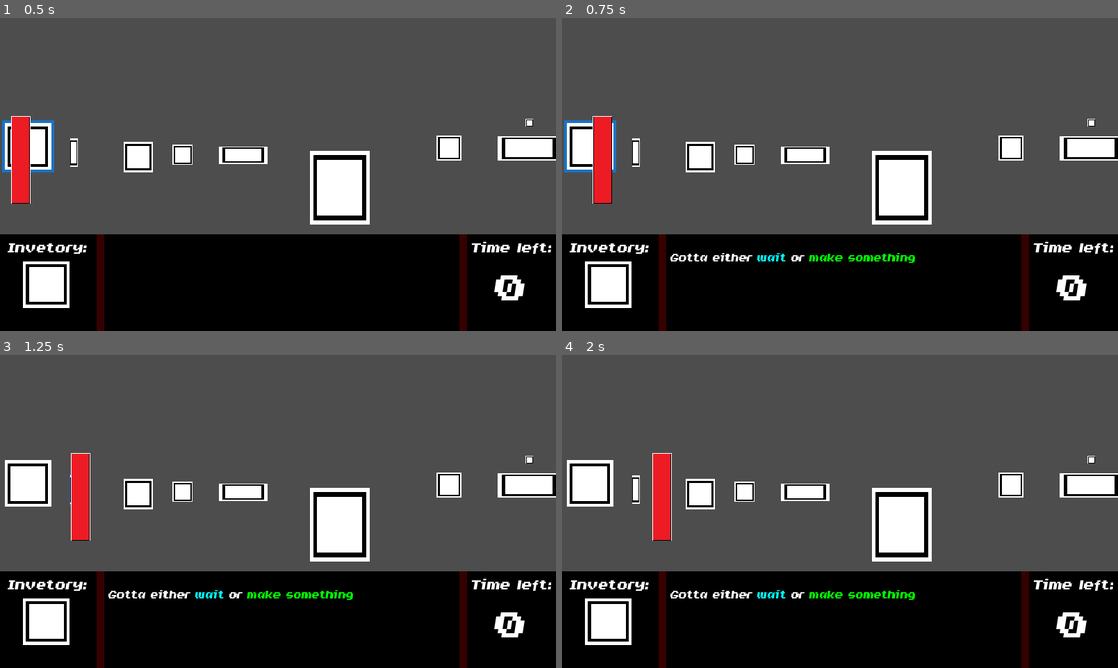
Above: before the commit, frames 1-4 (two rows, left to right).
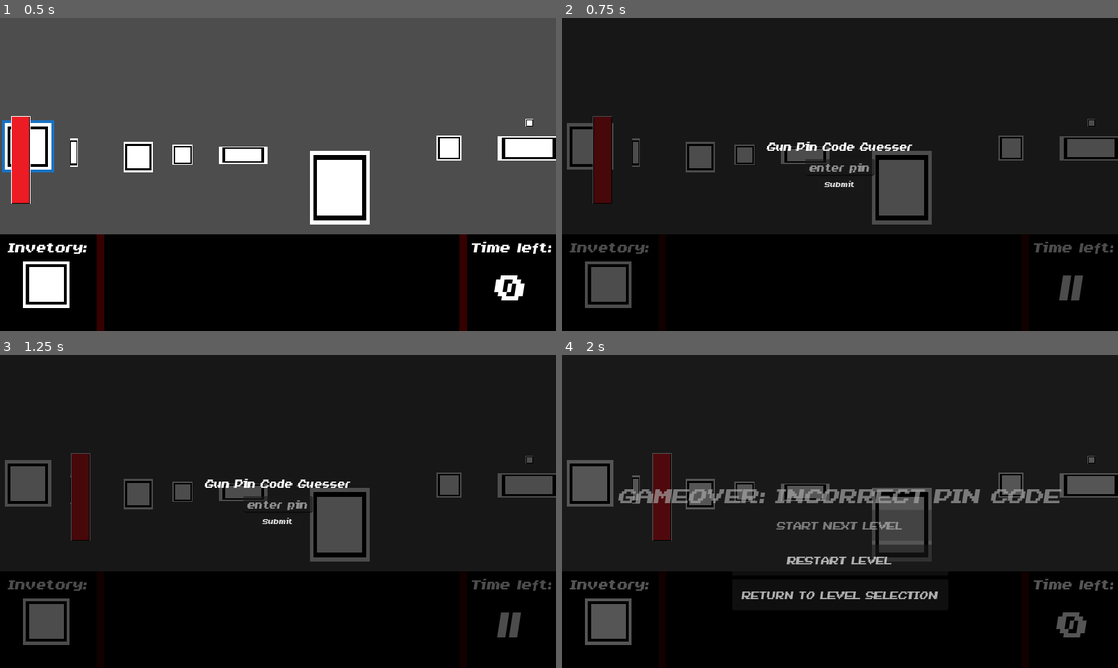
Above: after the commit, the same moments.

Repository: TrueHopolok/gamejam_bread1
Game: Godot game, scene res://scenes/bar.tscn
The game is run twice, just before and just after one commit, with the same random seed, the same clock (stepped at 60 frames per second) and the same inputs. This scene is started directly instead of the project's main scene.
Inputs (mouse positions are in pixels of both pictures, inside the frame that each line leads up to):
- Up to frame 1 (0.5 s): no input
- Up to frame 2 (0.75 s): hold D (move_right) from 0.53 s (still down); tap Space (interact) at 0.6 s
- Up to frame 3 (1.25 s): keep holding D (move_right)
- Up to frame 4 (2 s): release D (move_right) at 1.25 s; click (840, 520) at 1.25 s, where only the run after the commit has a clickable "Submit"

Frame 1 is identical in both runs. In frame 2, 71% of the frame differs, in the area x 0-100%, y 0-100%; in frame 3, 71%; in frame 4, 71%.

Commit message:
Gameplay finished

Diff:
--- a/scenes/bar.tscn
+++ b/scenes/bar.tscn
@@ -1,8 +1,10 @@
-[gd_scene load_steps=16 format=3 uid="uid://cv6sfmq3e86db"]
+[gd_scene load_steps=18 format=3 uid="uid://cv6sfmq3e86db"]
 
 [ext_resource type="PackedScene" uid="uid://cb0ghvmgyn6ft" path="res://scenes/player.tscn" id="1_lpt0y"]
+[ext_resource type="AudioStream" uid="uid://bsj11ywcdigon" path="res://sounds/temp_none.wav" id="1_orcfd"]
 [ext_resource type="Script" path="res://scripts/ui/infinite_music.gd" id="1_wnt63"]
 [ext_resource type="PackedScene" uid="uid://dop166ea6pboo" path="res://scenes/hud.tscn" id="2_rm6cy"]
+[ext_resource type="PackedScene" uid="uid://bfyr5kefxseww" path="res://scenes/pincode.tscn" id="3_fnpvu"]
 [ext_resource type="PackedScene" uid="uid://b1htxje5u4s1" path="res://scenes/interactables/musicbox.tscn" id="3_iuxkb"]
 [ext_resource type="PackedScene" uid="uid://bo60bdee6rt7" path="res://scenes/gameover.tscn" id="3_qdhgo"]
 [ext_resource type="PackedScene" uid="uid://gr27pe4pva7e" path="res://scenes/laborotory.tscn" id="4_2yd8y"]
@@ -19,11 +21,15 @@
 [node name="Bar" type="Node2D"]
 
 [node name="MainMusic" type="AudioStreamPlayer" parent="." groups=["Music"]]
+stream = ExtResource("1_orcfd")
 script = ExtResource("1_wnt63")
 
 [node name="Laboroty" parent="." instance=ExtResource("4_2yd8y")]
 
 [node name="HUD" parent="." instance=ExtResource("2_rm6cy")]
+
+[node name="Pincode" parent="." instance=ExtResource("3_fnpvu")]
+visible = false
 
 [node name="GameOver" parent="." instance=ExtResource("3_qdhgo")]
 
--- /dev/null
+++ b/scenes/pincode.tscn
@@ -0,0 +1,45 @@
+[gd_scene load_steps=3 format=3 uid="uid://bfyr5kefxseww"]
+
+[ext_resource type="Theme" uid="uid://csy0as4wjmt84" path="res://others/main_theme.tres" id="1_ae8w8"]
+[ext_resource type="Script" path="res://scripts/ui/pin_code_button.gd" id="2_e5poh"]
+
+[node name="Pincode" type="CanvasLayer" groups=["Pincode"]]
+
+[node name="ColorRect" type="ColorRect" parent="."]
+offset_right = 1152.0
+offset_bottom = 648.0
+color = Color(0, 0, 0, 0.701961)
+metadata/_edit_lock_ = true
+
+[node name="LineEdit" type="LineEdit" parent="."]
+offset_left = 504.0
+offset_top = 292.0
+offset_right = 648.0
+offset_bottom = 325.0
+theme = ExtResource("1_ae8w8")
+placeholder_text = "enter pin"
+alignment = 1
+max_length = 4
+virtual_keyboard_type = 4
+
+[node name="Label" type="Label" parent="."]
+offset_left = 424.0
+offset_top = 252.0
+offset_right = 728.0
+offset_bottom = 277.0
+theme = ExtResource("1_ae8w8")
+text = "Gun Pin Code Guesser"
+horizontal_alignment = 1
+vertical_alignment = 1
+
+[node name="Button" type="Button" parent="." node_paths=PackedStringArray("line_edit")]
+offset_left = 528.0
+offset_top = 332.0
+offset_right = 624.0
+offset_bottom = 357.0
+focus_mode = 0
+theme = ExtResource("1_ae8w8")
+theme_override_font_sizes/font_size = 16
+text = "Submit"
+script = ExtResource("2_e5poh")
+line_edit = NodePath("../LineEdit")
--- a/scripts/_global.gd
+++ b/scripts/_global.gd
@@ -57,21 +57,16 @@
 func game_over(completed : bool = false, reason : String = "TIME IS UP"):
 	game_paused = true
 	timer.paused = true
-	var gameover_scene : CanvasLayer = get_tree().get_first_node_in_group("GameoverScreen")
-	gameover_scene.visible = true
-	var gameover_title : Label = get_tree().get_first_node_in_group("GameoverTitle")
-	gameover_title.text = "GAMEOVER: " + reason
-	var gameover_button : Button = get_tree().get_first_node_in_group("GameoverNextlevel")
-	gameover_button.disabled = !completed
-	var gameover_animation : AnimationPlayer = get_tree().get_first_node_in_group("GameoverAnimation")
-	gameover_animation.play("fade_to_black")
+	get_tree().get_first_node_in_group("GameoverScreen").visible = true
+	get_tree().get_first_node_in_group("GameoverTitle").text = "GAMEOVER: " + reason
+	get_tree().get_first_node_in_group("GameoverNextlevel").disabled = !completed
+	get_tree().get_first_node_in_group("GameoverAnimation").play("fade_to_black")
 
 func game_start():
 	for child in get_tree().get_root().get_children():
 		if child.name != "Global": child.queue_free()
 	get_tree().get_root().add_child(prefab_game.instantiate())
-	var gameover_scene : CanvasLayer = get_tree().get_first_node_in_group("GameoverScreen")
-	gameover_scene.visible = false
+	get_tree().get_first_node_in_group("GameoverScreen").visible = false
 	text_clear()
 	game_paused = true
 	timer.paused = true
--- a/scripts/interactables/agro.gd
+++ b/scripts/interactables/agro.gd
@@ -3,7 +3,7 @@
 var text : Array[String] = \
 [
 "> [color=green]???:[/color] Hey ****, that's my bottle",
-"This person even though is drunk, still is stronger then you... [color=red]Fail[/color]...",
+"This person even though is drunk, still is stronger then you... [color=red]Failure[/color]...",
 ]
 
 func _process(_delta):
@@ -40,7 +40,7 @@
 			"Even though plan didn't work, this whole situation was really useful. [color=purple]Bartender[/color] has a [color=red]gun[/color].",
 			0.04
 		)
-		await get_tree().create_timer(1.7).timeout
+		await get_tree().create_timer(2.5).timeout
 		Global.save_progress(5)
 		Global.game_over(true, "LEVEL COMPLETED?")
 	else:
--- a/scripts/interactables/bar_man.gd
+++ b/scripts/interactables/bar_man.gd
@@ -3,10 +3,10 @@
 var text : Array[String] = \
 [
 "> [color=purple]Bartender:[/color] What are you doing?.. Don't hurt me... ",
-"> [color=yellow]MC:[/color] Be quiet. I won't hesitate. Give me a pin to unlock a [color=red]gun[/color].",
-"After some interegation, the only 2 things you were able in time to get is:",
-"[color=aqua]Cleaner[/color] also knows a code",
-"[color=orange]4[/color] is first digit of the pin",
+"> [color=yellow]MC:[/color] Be quiet. I won't hesitate to use [color=green]this[/color]. Give me a [color=orange]pin[/color] to unlock a [color=red]gun[/color].",
+"After some interegation, the only 2 things you were able in time to get are:",
+"1) [color=orange]4 and 6[/color] are the first two digits of the pin",
+"2) [color=aqua]Janitor[/color] also knows a code",
 ]
 
 @export var run_time : int = 300
@@ -43,7 +43,7 @@
 		await Global.text_append(line, 0.04)
 		await get_tree().create_timer(0.7).timeout
 	await get_tree().create_timer(1.0).timeout
-	Global.game_over(true, "LEVEL COMPLETED?")
+	Global.game_over()
 
 func interacted():
 	Global.game_pause()
--- a/scripts/interactables/bar_table.gd
+++ b/scripts/interactables/bar_table.gd
@@ -28,9 +28,11 @@
 	elif Global.current_level == 5:
 		Global.game_pause()
 		await get_tree().create_timer(0.05).timeout
-		Global.text_append(
-			"ENDING 5.guesscode"
+		await Global.text_append(
+			"The [color=red]gun[/color] is in a safe with [color=orange]pin code[/color].",
+			0.03
 		)
+		get_tree().get_first_node_in_group("Pincode").visible = true
 	else:
 		await get_tree().create_timer(0.05).timeout
 		Global.text_append(
--- a/scripts/interactables/cleaner.gd
+++ b/scripts/interactables/cleaner.gd
@@ -1,4 +1,11 @@
 extends Interactable
+
+var text : Array[String] = \
+[
+"> [color=yellow]MC:[/color] Better be smart and give me a [color=orange]pin[/color] code for a safe.",
+"> [color=aqua]Janitor:[/color] ****, okay. Just don't use that thing.",
+"> [color=aqua]Janitor:[/color] Last two digits of pin are [color=orange]2 and 9[/color]."
+]
 
 @export var run_time : int = 300
 @onready var exit_marker : Marker2D = $Marker2D
@@ -47,9 +54,11 @@
 		)
 	elif Global.inventory_item == 5:
 		Global.game_pause()
-		Global.text_append(
-			"ENDING 5.cleaner"
-		)
+		for line in text:
+			await Global.text_append(line, 0.04)
+			await get_tree().create_timer(0.7).timeout
+		await get_tree().create_timer(1.0).timeout
+		Global.game_over()
 	else:
 		Global.text_append(
 			"Maybe try to make [color=orange]something[/orange] instead of disturbing [color=aqua]him[/color]"
--- a/scripts/interactables/crane.gd
+++ b/scripts/interactables/crane.gd
@@ -5,6 +5,9 @@
 	is_interactable = Global.current_level != 1
 
 func interacted():
+	Global.game_pause()
+	get_tree().get_first_node_in_group("Pincode").visible = true
+	return
 	match Global.current_level:
 		3:
 			if Global.inventory_item != 1:
@@ -17,7 +20,7 @@
 				)
 			elif Global.info.cleaner_cleaning:
 				Global.text_append(
-					"[color=yellow]Wait[/color] for [color=aqua]cleaner[/color] to go away"
+					"[color=yellow]Wait[/color] for [color=aqua]janitor[/color] to go away"
 				)
 			else:
 				Global.info.agro_bottle_broken = true
@@ -29,7 +32,7 @@
 		2:
 			if Global.info.cleaner_cleaning:
 				Global.text_append(
-					"Good idea to [color=aqua]flood[/color] the toilets, but maybe try to [color=yellow]wait[/color] for [color=aqua]cleaner[/color] to go away"
+					"Good idea to [color=aqua]flood[/color] the toilets, but maybe try to [color=yellow]wait[/color] for [color=aqua]janitor[/color] to go away"
 				)
 			else:
 				Global.info.flooded = true
--- a/scripts/interactables/drink.gd
+++ b/scripts/interactables/drink.gd
@@ -5,13 +5,13 @@
 "> [color=yellow]MC:[/color] I'm not from here, I’m from [color=dimgray]Birkenhead[/color]. My city never sleeps, but here... What kind of city do you have here?",
 "> [color=red]Target:[/color] Here life goes on fast. No room for the [color=slateblue]lonely[/color].",
 "> [color=yellow]MC:[/color] There shouldn't be any [color=slateblue]lonely[/color] people here, right?",
-"> [color=red]Target:[/color] [color=darkgray]Right[/color].",
+"> [color=red]Target:[/color] [color=darkgray]Right.[/color]",
 "> [color=yellow]MC:[/color] If I were you, I would leave this place to [color=crimson]hell[/color].",
 "> [color=red]Target:[/color] If you were [color=yellow]me[/color]?",
 "> [color=yellow]MC:[/color] Sorry?",
 "> [color=red]Target:[/color] If you were [color=yellow]me[/color], you wouldn't drink a glass with [color=green]poison[/color].",
 "> [color=yellow]MC:[/color] [color=gray]What?? How you?..[/color]",
-"> [color=red]Target:[/color] Dying from the [color=green]poison[/color] you added yourself",
+"> [color=red]Target:[/color] Dying from the [color=green]poison[/color] you added yourself.",
 "> [color=yellow]MC:[/color] [color=dimgray]What do you mean? I...[/color]",
 "> [color=red]Target:[/color] You're not the first one to try to [color=green]poison[/color] me, and you're not the first whose drinks I've switched.",
 ]
--- a/scripts/interactables/smokers.gd
+++ b/scripts/interactables/smokers.gd
@@ -11,7 +11,7 @@
 			)
 			await get_tree().create_timer(0.5).timeout
 			await Global.text_append(
-				"> [color=brown]???:[/color] Sure",
+				"> [color=brown]???:[/color] Sure.",
 				0.03
 			)
 			await get_tree().create_timer(0.5).timeout
--- /dev/null
+++ b/scripts/ui/pin_code_button.gd
@@ -0,0 +1,10 @@
+extends Button
+
+@export var line_edit : LineEdit
+
+func _pressed():
+	get_parent().visible = false
+	if !(line_edit.text.is_valid_int()) || !(int(line_edit.text) == 4629):
+		Global.game_over(false, "INCORRECT PIN CODE")
+		return
+	Global.game_over(false, "ENDING 5")
Not shown, added: sounds/eksen.mp3.import
Not shown, added: sounds/interract.mp3.import
Not shown, added: sounds/lab.mp3.import
Not shown, added: sounds/last.mp3.import
Not shown, added: sounds/main.mp3.import
Not shown, added: sounds/musicbox.mp3.import
Not shown, added: sounds/nenravitsja.mp3.import
Not shown, added: sounds/shot.mp3.import
Not shown, added: sounds/eksen.mp3
Not shown, added: sounds/interract.mp3
Not shown, added: sounds/lab.mp3
Not shown, added: sounds/last.mp3
(and 4 more such lines)
